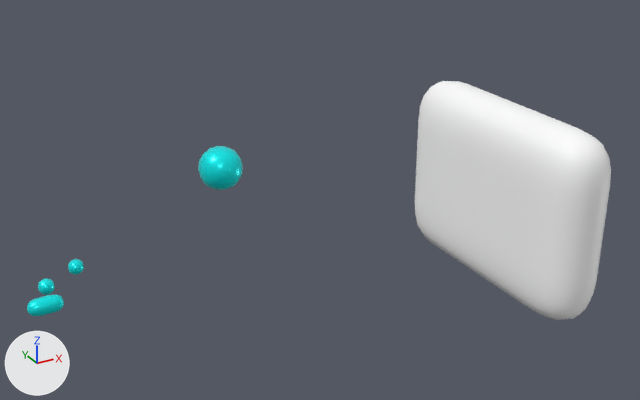
Renders of the FBX model public/models/interactive.fbx from each side of a commit.
Rendered twice from a camera (50 mm lens) standing at (-0.0161, -0.0546, 0.0352) and looking at (0.0151, 0.0021, 0.0068). Arrows for +X, +Y and +Z are at lower left; the lights stay in place. The first picture is the older version. Where no turn or scale is listed for an object, it has been applied to the vertices.

Before the edit, the objects in view are built like this:
```python
me_mesh = bpy.data.meshes.new('Mesh')
me_mesh.from_pydata(...)  # 98 vertices, 96 faces; spans x -0.0022..0.0022, y -0.0022..0.0022, z -0.0022..0.0022
me_mesh.materials.append(mat_interactive)  # cyan #00ffff
me_mesh_001 = bpy.data.meshes.new('Mesh.001')
me_mesh_001.from_pydata(...)  # 162 vertices, 160 faces; spans x -0.00055..0.0018, y -0.00059..0.00059, z -0.00059..0.00059
me_mesh_001.materials.append(mat_interactive)  # cyan #00ffff
me_mesh_002 = bpy.data.meshes.new('Mesh.002')
me_mesh_002.from_pydata(...)  # 98 vertices, 96 faces; spans x -0.000549..0.000549, y -0.000549..0.000549, z -0.000549..0.000549
me_mesh_002.materials.append(mat_interactive)  # cyan #00ffff
me_mesh_003 = bpy.data.meshes.new('Mesh.003')
me_mesh_003.from_pydata(...)  # 98 vertices, 96 faces; spans x -0.000549..0.000549, y -0.000549..0.000549, z -0.000549..0.000549
me_mesh_003.materials.append(mat_interactive)  # cyan #00ffff
me_mesh_004 = bpy.data.meshes.new('Mesh.004')
me_mesh_004.from_pydata(...)  # 610 vertices, 608 faces; spans x -0.0025..0.0025, y -0.0123..0.0073, z -0.0023..0.0123
me_mesh_004.materials.append(mat_stingraypbs8)  # white #ffffff
ob_pcube52 = bpy.data.objects.new('pCube52', me_mesh)
ob_pcube52.location = (0.015, 0.0225, 0.0025)
ob_pcube56 = bpy.data.objects.new('pCube56', me_mesh_003)
ob_pcube56.location = (-0.00438, 0.0025, 0.00562)
ob_pcube57 = bpy.data.objects.new('pCube57', me_mesh_002)
ob_pcube57.location = (-0.00687, 0.00063, 0.00562)
ob_pcube58 = bpy.data.objects.new('pCube58', me_mesh_001)
ob_pcube58.location = (-0.00813, -0.00187, 0.00562)
ob_pcube59 = bpy.data.objects.new('pCube59', me_mesh_004)
ob_pcube59.location = (0.0275, -0.0025, 0.0025)
```
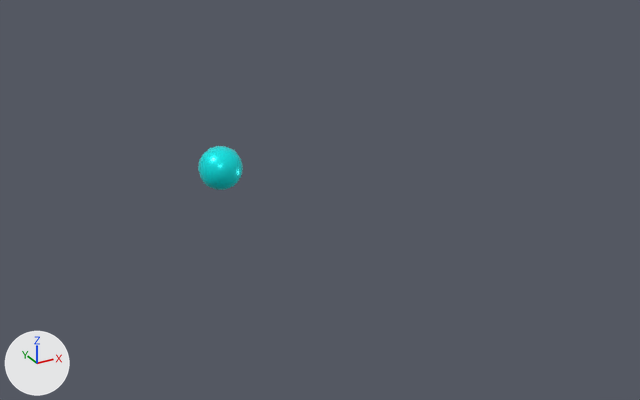
The newer file is also turned or shifted as a whole; pictures and numbers use the older file's frame.

Diff of the bpy script that builds the scene:
```diff
--- a/public/models/interactive.fbx.py
+++ b/public/models/interactive.fbx.py
@@ ob_pcube57 @@
-ob_pcube57 = bpy.data.objects.new('pCube57', me_mesh_002)
-ob_pcube57.location = (-0.00687, 0.00063, 0.00562)
@@ ob_pcube56 @@
-ob_pcube56 = bpy.data.objects.new('pCube56', me_mesh_003)
-ob_pcube56.location = (-0.00438, 0.0025, 0.00562)
@@ ob_pcube59 @@
-ob_pcube59 = bpy.data.objects.new('pCube59', me_mesh_004)
-ob_pcube59.location = (0.0275, -0.0025, 0.0025)
@@ ob_pcube58 @@
-ob_pcube58 = bpy.data.objects.new('pCube58', me_mesh_001)
-ob_pcube58.location = (-0.00813, -0.00187, 0.00562)
```

Location of each change, [x1, y1, x2, y2] in pixels of the pictures (640 x 400 px):
'pCube59', deleted
    before: [415, 81, 611, 320]
'pCube58', deleted (cyan)
    before: [27, 295, 64, 316]
'pCube57', deleted
    before: [38, 278, 55, 295]
'pCube56', deleted
    before: [68, 259, 84, 275]
